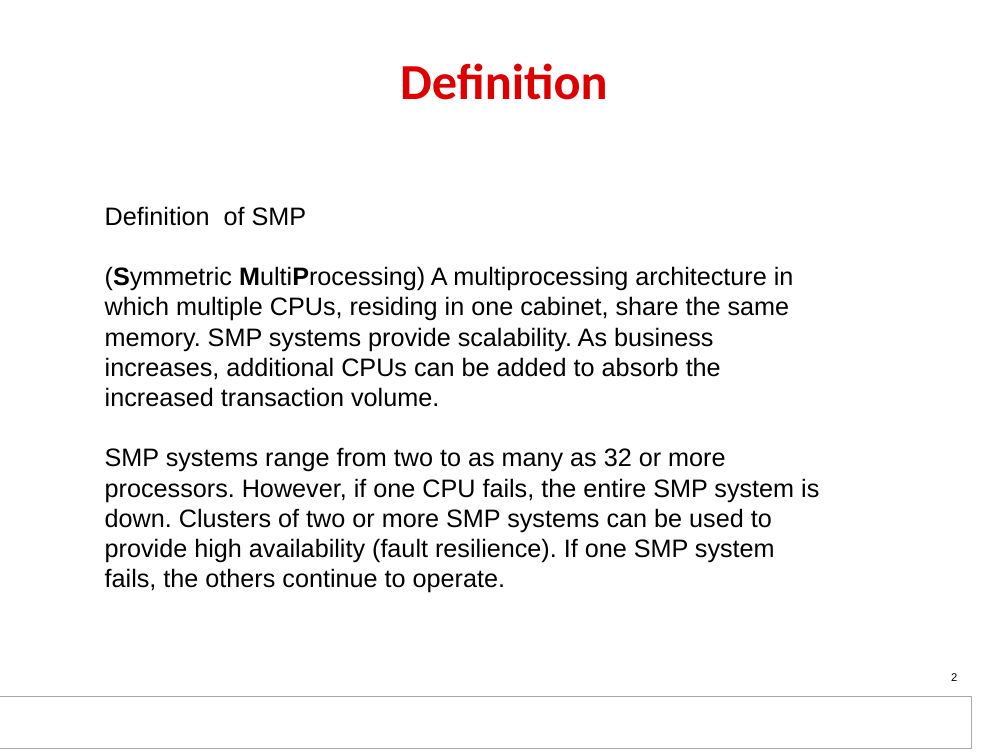
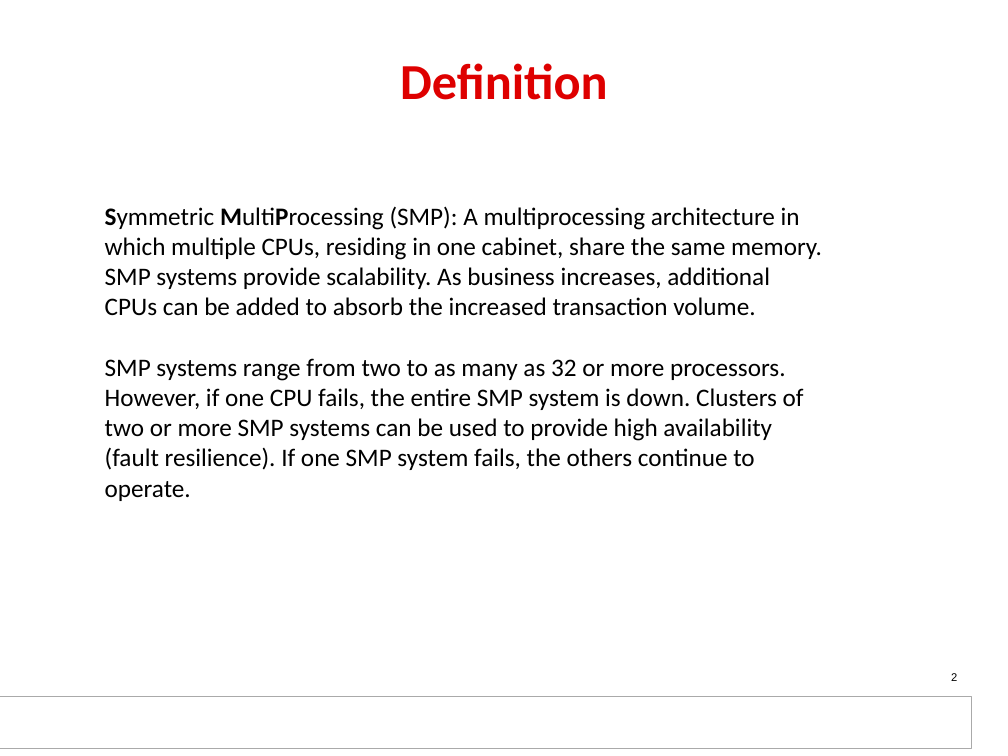
Before and after one commit to hari1989/keystone-workshop, a slide deck: slide 2 of slides/SMP_basic.pptx. Drawn at 1008x756 pixels with LibreOffice and Linux fonts; fonts in the diff are those of the drawing; background and template pictures are left out. Boxes give left, top, right and bottom in pixels: in the first picture for what was removed or moved away, otherwise in the second. Text is boxed around its words. In the diff, an @@ line names an element or a change of style, - is before the commit and + after.

```diff
--- a/slides/SMP_basic.pptx
+++ b/slides/SMP_basic.pptx
@@ text at box(105, 206, 822, 501): text changed; font Arial to Calibri @@
-Definition of SMP
-(Symmetric MultiProcessing) A multiprocessing architecture in which multiple CPUs, residing in one cabinet, share the same memory. SMP systems provide scalability. As business increases, additional CPUs can be added to absorb the increased transaction volume.
-SMP systems range from two to as many as 32 or more processors. However, if one CPU fails, the entire SMP system is down. Clusters of two or more SMP systems can be used to provide high availability (fault resilience). If one SMP system fails, the others continue to operate.
+Symmetric MultiProcessing (SMP): A multiprocessing architecture in which multiple CPUs, residing in one cabinet, share the same memory. SMP systems provide scalability. As business increases, additional CPUs can be added to absorb the increased transaction volume.
+SMP systems range from two to as many as 32 or more processors. However, if one CPU fails, the entire SMP system is down. Clusters of two or more SMP systems can be used to provide high availability (fault resilience). If one SMP system fails, the others continue to operate.
```
Also in this commit, not shown: 9 other slides changed, 2 other files.
